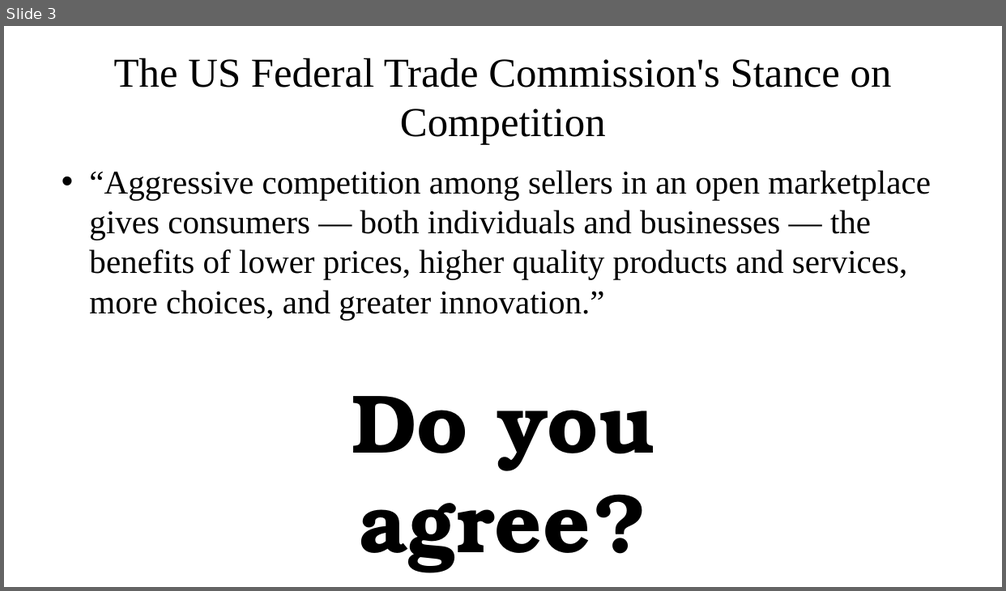
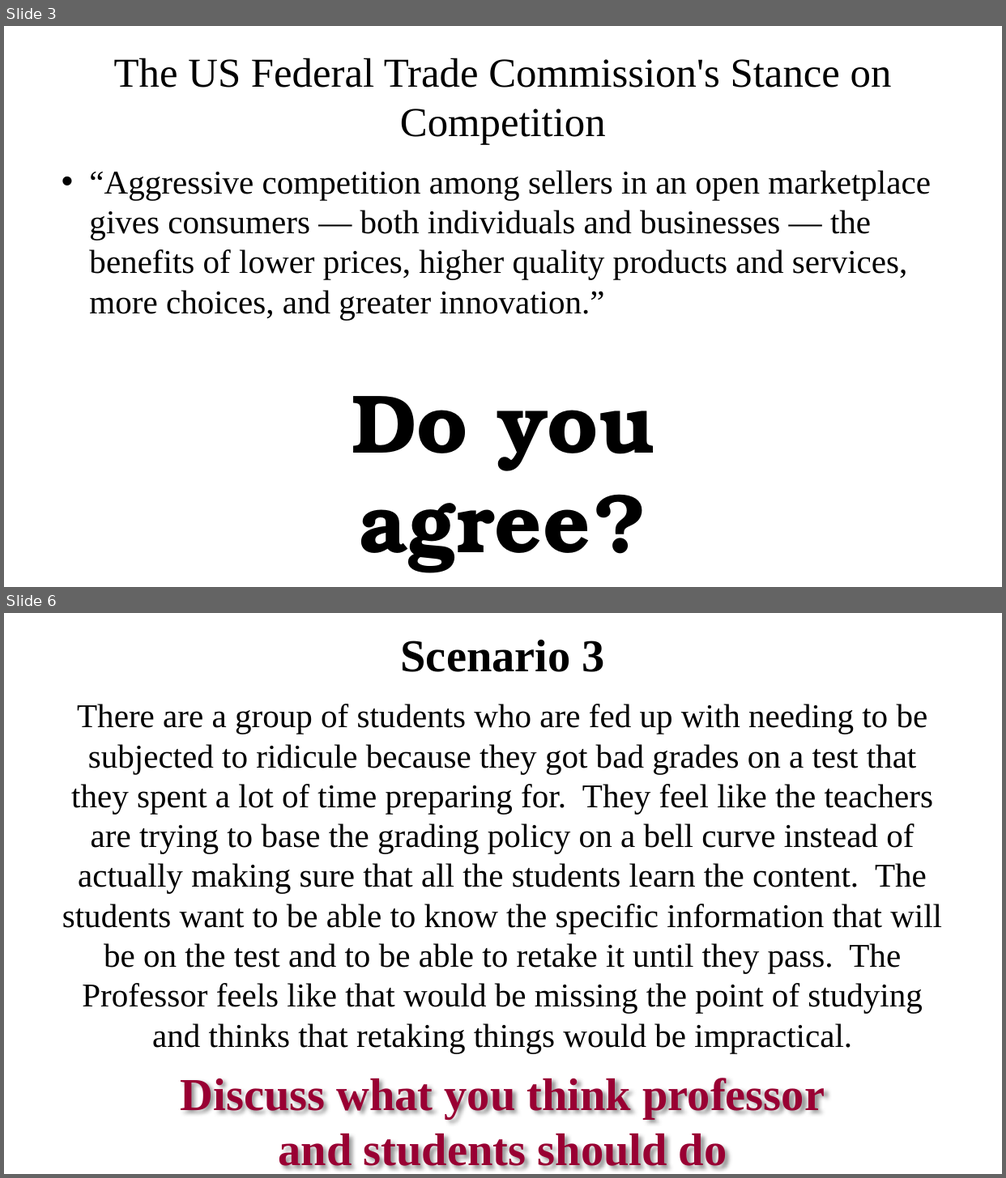
Before and after one commit to other-realm/spark, a slide deck: SparkClass4.pptx. Shown one above the other, each under a label of ours: slide 3 before the commit, slides 3 and 6 after it; the slides between them are not shown. The pictures are 1006x591 and 1006x1178 pixels, drawn with LibreOffice and Linux fonts; fonts in the diff are those of the drawing. Boxes give left, top, right and bottom in pixels: in the first picture for what was removed or moved away, otherwise in the second. Text is boxed around its words. In the diff, an @@ line names an element or a change of style, - is before the commit and + after.

```diff
--- a/SparkClass4.pptx
+++ b/SparkClass4.pptx
@@ slide 6 added at box(4, 613, 1002, 1174), background #FFFFFF @@
@@ title added at box(401, 640, 605, 672), 44 pt, text #000000, bold @@
+Scenario 3
@@ text added at box(62, 704, 942, 1054), 32 pt, text #000000 @@
+There are a group of students who are fed up with needing to be subjected to ridicule because they got bad grades on a test that they spent a lot of time preparing for. They feel like the teachers are trying to base the grading policy on a bell curve instead of actually making sure that all the students learn the content. The students want to be able to know the specific information that will be on the test and to be able to retake it until they pass. The Professor feels like that would be missing the point of studying and thinks that retaking things would be impractical.
@@ text added at box(181, 1075, 825, 1174), 44 pt, text #990033, bold @@
+Discuss what you think professor
+and students should do
```
Also in this commit, not shown: 2 slides changed, 2 other files.
